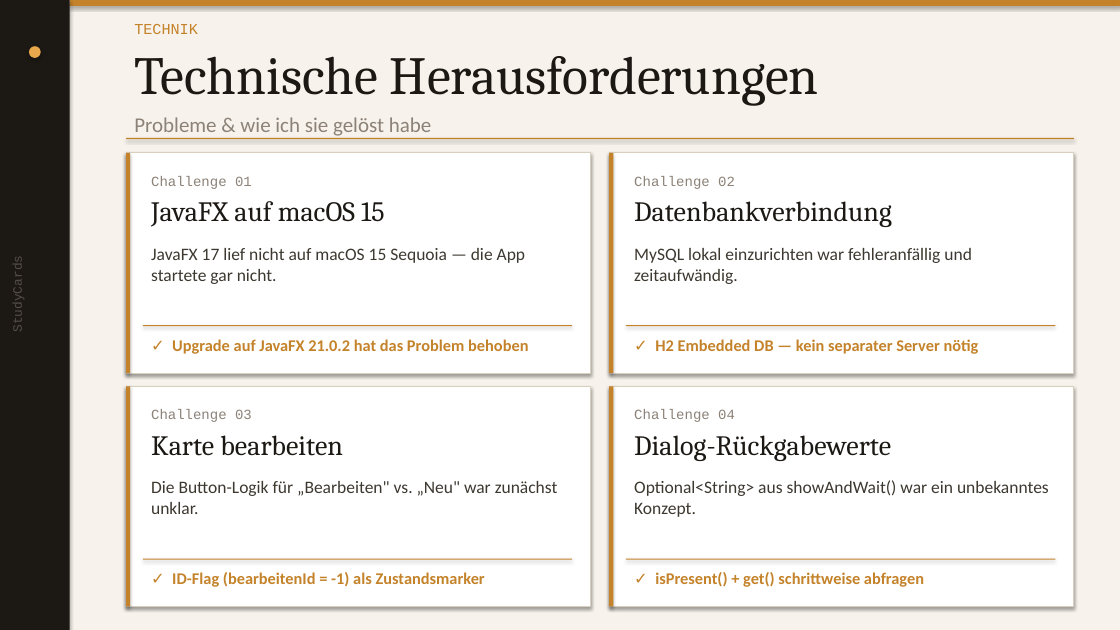
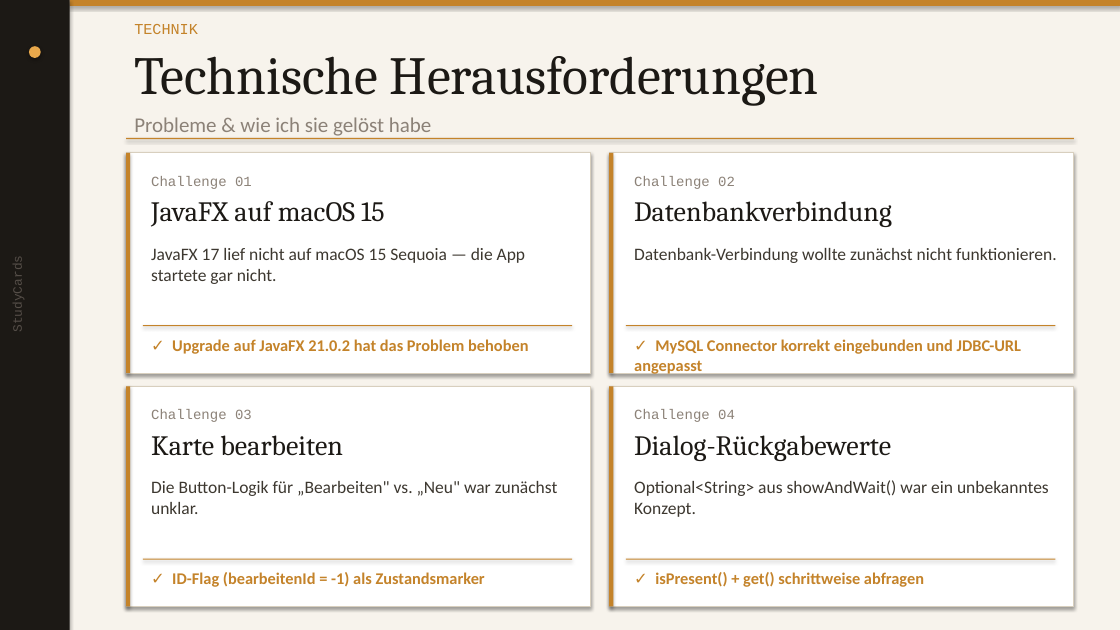
Before and after one commit to soulay01/StudyCards, a slide deck: slide 3 of StudyCards_Praesentation.pptx. Drawn at 1120x630 pixels with LibreOffice and Linux fonts; fonts in the diff are those of the drawing. Boxes give left, top, right and bottom in pixels: in the first picture for what was removed or moved away, otherwise in the second. Text is boxed around its words. In the diff, an @@ line names an element or a change of style, - is before the commit and + after.

```diff
--- a/StudyCards_Praesentation.pptx
+++ b/StudyCards_Praesentation.pptx
@@ text at (x1=634, y1=248, x2=1057, y2=263): text changed @@
-MySQL lokal einzurichten war fehleranfällig und zeitaufwändig.
+Datenbank-Verbindung wollte zunächst nicht funktionieren.
@@ text at (x1=634, y1=339, x2=1021, y2=375): text changed @@
-✓ H2 Embedded DB — kein separater Server nötig
+✓ MySQL Connector korrekt eingebunden und JDBC-URL angepasst
```
Also in this commit, not shown: 3 other slides changed.
